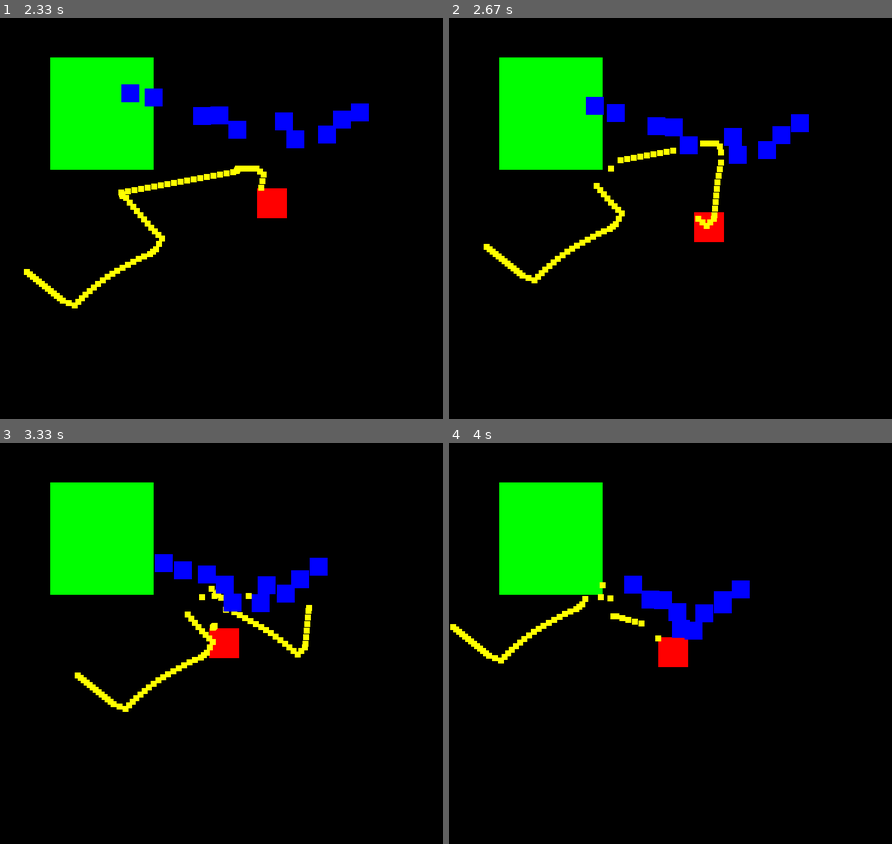
Above: before the commit, frames 1-4 (two rows, left to right).
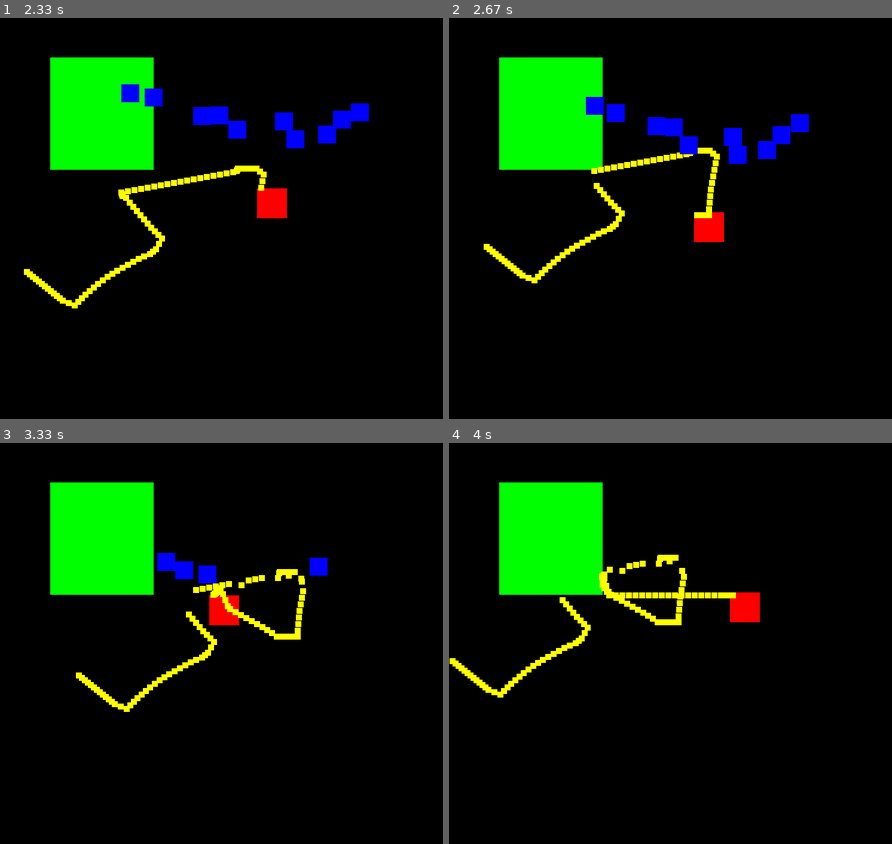
Above: after the commit, the same moments.

Repository: PouchyCorp/Pygame-TD
Game: pygame game, started from main.py
The game is run twice, just before and just after one commit, with the same random seed, the same clock (stepped at 60 frames per second) and the same inputs.
Inputs (mouse positions are in pixels of both pictures, inside the frame that each line leads up to):
- Up to frame 1 (2.33 s): hold Right 0.33-0.8 s; move the mouse to (208, 262) at 0.37 s; hold Up 0.83-1.13 s; move the mouse to (367, 230) at 0.87 s; hold Right 1.17-1.63 s; move the mouse to (115, 246) at 1.2 s; hold Left 1.67-2.2 s; move the mouse to (84, 174) at 1.7 s; hold Down from 2.23 s (still down); move the mouse to (287, 86) at 2.27 s
- Up to frame 2 (2.67 s): release Down at 2.53 s; hold Left from 2.57 s (still down); move the mouse to (723, 282) at 2.6 s
- Up to frame 3 (3.33 s): release Left at 2.97 s; hold Up from 3 s (still down); move the mouse to (234, 515) at 3.03 s
- Up to frame 4 (4 s): release Up at 3.37 s; hold Right from 3.4 s (still down); move the mouse to (568, 579) at 3.43 s

Frame 1 is identical in both runs. In frame 2, 1.1% of the frame differs, in the area x 32-63%, y 30-53%; in frame 3, 2.9%; in frame 4, 4.6%, in the area x 0-71%, y 27-64%.

Commit message:
bullet collision fix

Diff:
--- a/main.py
+++ b/main.py
@@ -84,10 +84,13 @@
                                     player.y - mouse_y)
     mouseDir.scale_to_length(7)
     for bullet in bullets:
+        if bullet.colliderect(wall) or bullet.x > WIDTH or bullet.x < 0 or bullet.y > HEIGHT or bullet.y <0:
+                bullets.remove(bullet)
+                break
         for enemy in enemies:
-            if bullet.colliderect(enemy) or bullet.colliderect(wall) or bullet.x > WIDTH or bullet.x < 0 or bullet.y > HEIGHT or bullet.y <0:
-                print("uwu")
+            if bullet.colliderect(enemy):
                 bullets.remove(bullet)
+                enemies.remove(enemy)
                 break
         bullet.move_ip(-mouseDir)
 
